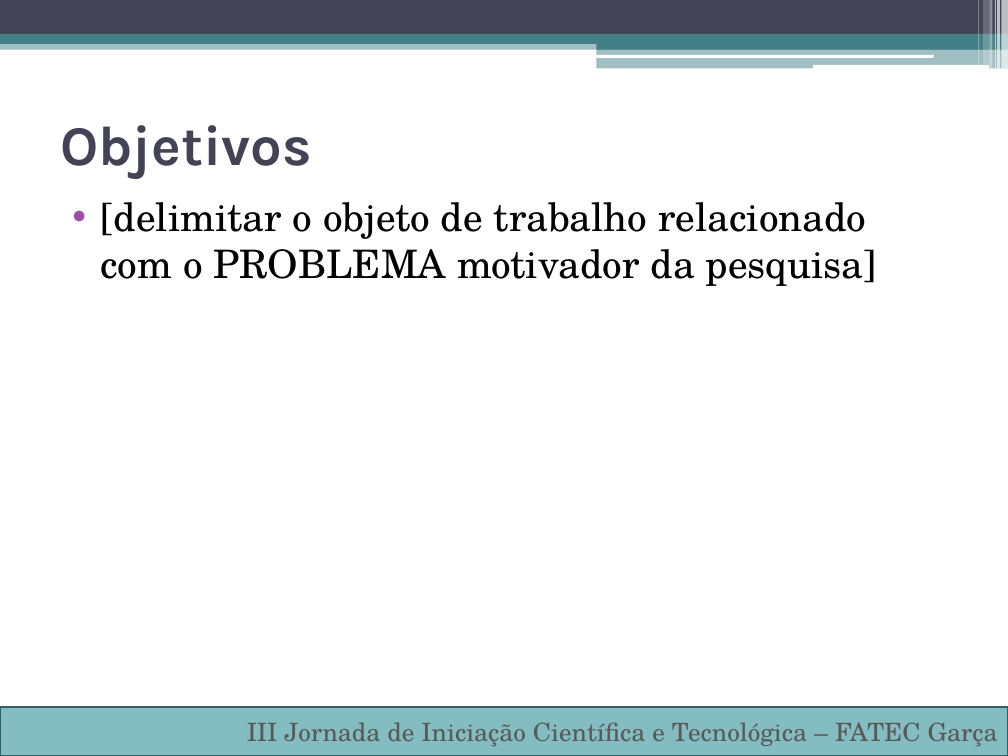
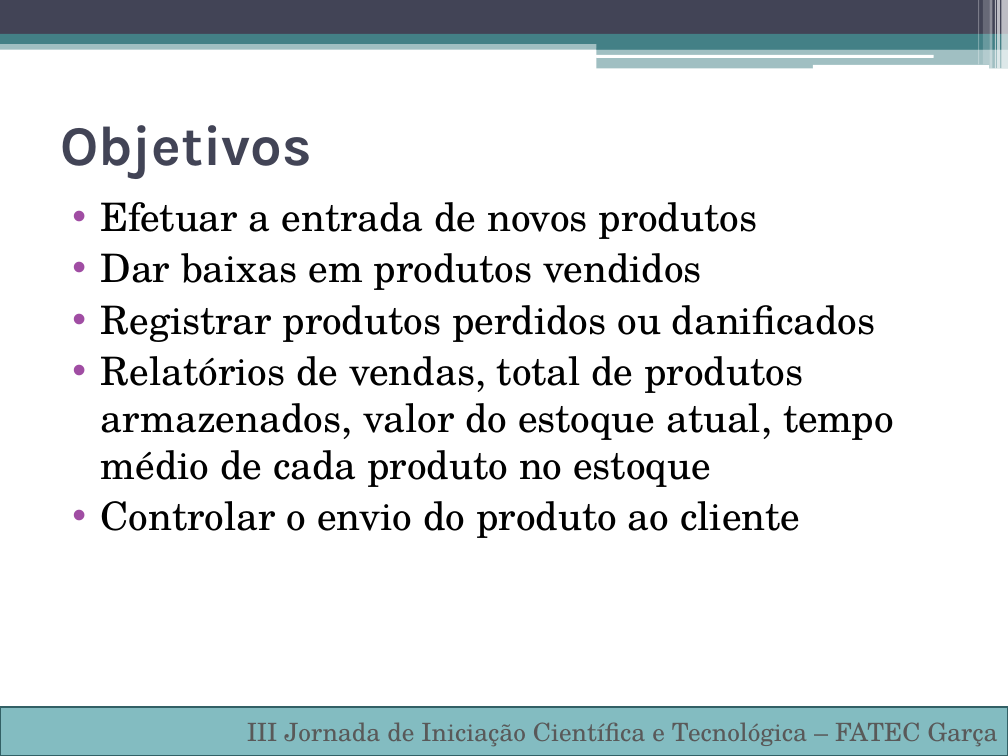
Before and after one commit to Cardoso976/V-Termo, a slide deck: slide 4 of TCC/III Jornada de Iniciação Científica e Tecnológica Tempate–2018.pptx. Drawn at 1008x756 pixels with LibreOffice and Linux fonts; fonts in the diff are those of the drawing. Boxes give left, top, right and bottom in pixels: in the first picture for what was removed or moved away, otherwise in the second. Text is boxed around its words. In the diff, an @@ line names an element or a change of style, - is before the commit and + after.

```diff
--- a/TCC/III Jornada de Iniciação Científica e Tecnológica Tempate–2018.pptx
+++ b/TCC/III Jornada de Iniciação Científica e Tecnológica Tempate–2018.pptx
@@ text at [101, 202, 894, 538]: text changed @@
-• [delimitar o objeto de trabalho relacionado com o PROBLEMA motivador da pesquisa]
+• Efetuar a entrada de novos produtos
+• Dar baixas em produtos vendidos
+• Registrar produtos perdidos ou danificados
+• Relatórios de vendas, total de produtos armazenados, valor do estoque atual, tempo médio de cada produto no estoque
+• Controlar o envio do produto ao cliente
```
Also in this commit, not shown: 7 other slides changed, 1 slide added, 4 other files.
